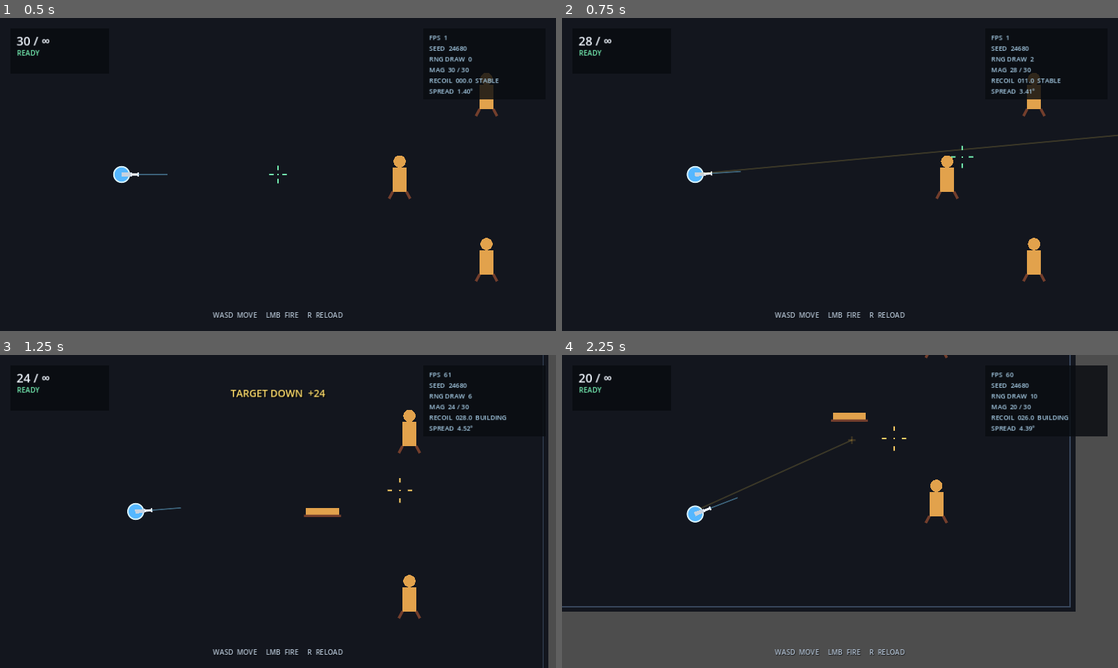
Above: before the commit, frames 1-4 (two rows, left to right).
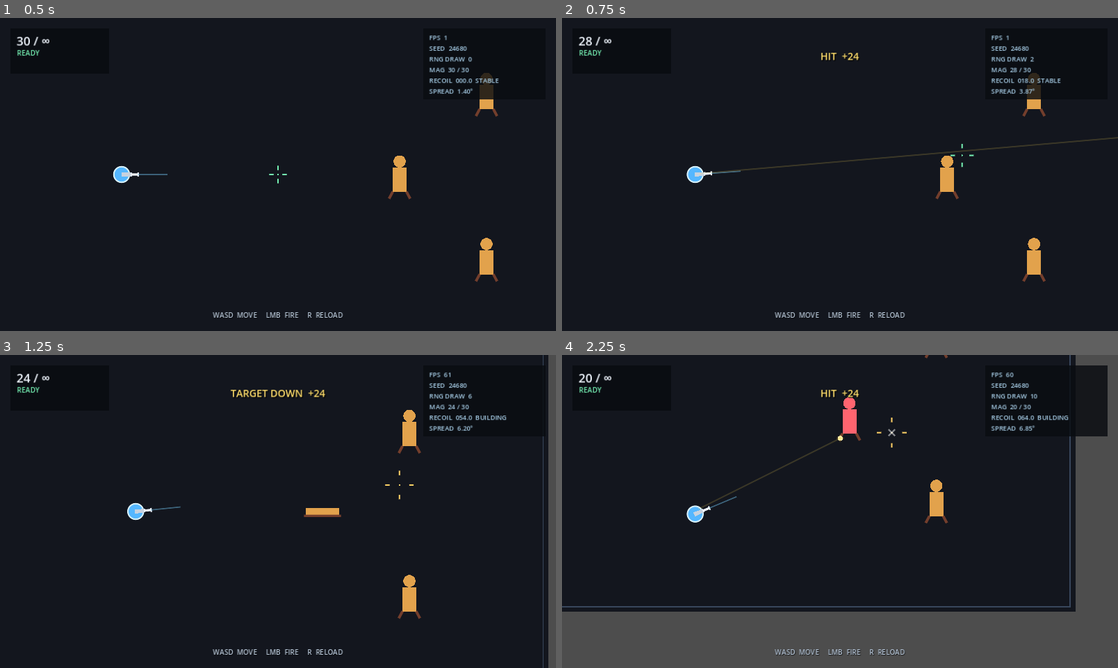
Above: after the commit, the same moments.

Repository: CarlHavingFun/GOGO
Game: Godot game, scene res://scenes/run/m0_ak_lab.tscn
The game is run twice, just before and just after one commit, with the same random seed, the same clock (stepped at 60 frames per second) and the same inputs.
Inputs (mouse positions are in pixels of both pictures, inside the frame that each line leads up to):
- Up to frame 1 (0.5 s): no input
- Up to frame 2 (0.75 s): tap Enter at 0.5 s; move the mouse to (962, 158) at 0.52 s; press the mouse at (962, 158) at 0.53 s; hold D (move_right) from 0.53 s (still down)
- Up to frame 3 (1.25 s): keep holding D (move_right)
- Up to frame 4 (2.25 s): move the mouse to (728, 527) at 1.27 s; release D (move_right) at 1.28 s; release the mouse at (728, 527) at 1.28 s; hold S (move_down) 1.28-2.03 s; click (728, 527) at 1.35 s; move the mouse to (895, 442) at 2.02 s; press the mouse at (895, 442) at 2.03 s; hold D (move_right) from 2.03 s (still down)

Frame 1 is identical in both runs. In frame 2, 0.6% of the frame differs, in the area x 23-100%, y 11-51%; in frame 3, 0.1%; in frame 4, 0.8%, in the area x 23-85%, y 11-52%.

Commit message:
fix: align recoil recovery and shot snapshots

Diff:
--- a/src/combat/weapon_controller.gd
+++ b/src/combat/weapon_controller.gd
@@ -29,6 +29,8 @@
 var _last_spread_degrees: float = -1.0
 var _last_reload_progress: float = -1.0
 var _last_reload_is_automatic: bool = false
+var _last_shot_bias_degrees: float = 0.0
+var _last_shot_spread_degrees: float = 0.0
 
 func _ready() -> void:
 	if weapon_definition == null:
@@ -99,9 +101,18 @@
 	return _runtime.get_current_spread_degrees(_shooter != null and _shooter.is_moving())
 
 func get_recoil_bias_degrees() -> float:
+	return _get_recoil_bias_degrees_for_recoil(get_recoil())
+
+func get_last_shot_bias_degrees() -> float:
+	return _last_shot_bias_degrees
+
+func get_last_shot_spread_degrees() -> float:
+	return _last_shot_spread_degrees
+
+func _get_recoil_bias_degrees_for_recoil(recoil_value: float) -> float:
 	if weapon_definition == null:
 		return 0.0
-	return -weapon_definition.maximum_recoil_bias_degrees * get_recoil() / 100.0
+	return -weapon_definition.maximum_recoil_bias_degrees * recoil_value / 100.0
 
 func get_visual_aim_direction() -> Vector2:
 	if _shooter == null:
@@ -142,13 +153,26 @@
 func _attempt_fire() -> bool:
 	var was_reloading: bool = _runtime.is_reloading
 	var was_reload_automatic: bool = _runtime.reload_is_automatic
+	var is_shooter_moving: bool = _shooter.is_moving()
+	var pre_shot_recoil: float = _runtime.recoil
+	var shot_bias_degrees: float = _get_recoil_bias_degrees_for_recoil(pre_shot_recoil)
+	var shot_spread_degrees: float = _runtime.get_spread_degrees_for_recoil(
+		pre_shot_recoil,
+		is_shooter_moving
+	)
 	if not _runtime.try_fire():
 		_emit_reload_transition(was_reloading, _runtime.is_reloading, was_reload_automatic)
 		return false
 	var aim_direction: Vector2 = _shooter.get_aim_direction()
-	var visible_aim_direction: Vector2 = get_visual_aim_direction()
+	var visible_aim_direction: Vector2 = aim_direction.rotated(deg_to_rad(shot_bias_degrees)).normalized()
 	var origin: Vector2 = _shooter.global_position + visible_aim_direction * MUZZLE_OFFSET_PIXELS
-	var shot_direction: Vector2 = _sample_shot_direction(aim_direction, _shooter.is_moving())
+	var shot_direction: Vector2 = _sample_shot_direction(
+		aim_direction,
+		shot_bias_degrees,
+		shot_spread_degrees
+	)
+	_last_shot_bias_degrees = shot_bias_degrees
+	_last_shot_spread_degrees = shot_spread_degrees
 	var maximum_end_position: Vector2 = origin + shot_direction * weapon_definition.range_pixels
 	var query: PhysicsRayQueryParameters2D = PhysicsRayQueryParameters2D.create(origin, maximum_end_position)
 	var excluded_rids: Array[RID] = [_shooter.get_rid()]
@@ -169,14 +193,18 @@
 	_emit_reload_transition(was_reloading, _runtime.is_reloading, was_reload_automatic)
 	return true
 
-func _sample_shot_direction(aim_direction: Vector2, is_shooter_moving: bool) -> Vector2:
+func _sample_shot_direction(
+	aim_direction: Vector2,
+	shot_bias_degrees: float,
+	shot_spread_degrees: float
+) -> Vector2:
 	var safe_aim_direction: Vector2 = Vector2.RIGHT if aim_direction.is_zero_approx() else aim_direction.normalized()
 	var spread_offset_degrees: float = _spread_sampler.sample_spread(
-		_runtime.get_current_spread_degrees(is_shooter_moving),
+		shot_spread_degrees,
 		0.0,
 		false
 	)
-	var final_offset_degrees: float = get_recoil_bias_degrees() + spread_offset_degrees
+	var final_offset_degrees: float = shot_bias_degrees + spread_offset_degrees
 	return safe_aim_direction.rotated(deg_to_rad(final_offset_degrees))
 
 func _emit_reload_transition(was_reloading: bool, is_reloading: bool, was_automatic: bool) -> void:
--- a/src/combat/weapon_runtime.gd
+++ b/src/combat/weapon_runtime.gd
@@ -40,12 +40,15 @@
 	_reload_remaining = _reload_duration()
 	return true
 
-func tick(delta_seconds: float, preserve_fire_cooldown_overflow: bool = false) -> void:
-	if preserve_fire_cooldown_overflow and current_ammo > 0 and not is_reloading:
+func tick(delta_seconds: float, trigger_is_held: bool = false) -> void:
+	var can_preserve_cooldown_overflow: bool = trigger_is_held and current_ammo > 0 and not is_reloading
+	if can_preserve_cooldown_overflow:
 		_shot_cooldown_remaining -= delta_seconds
 	else:
 		_shot_cooldown_remaining = maxf(0.0, _shot_cooldown_remaining - delta_seconds)
-	recoil = maxf(0.0, recoil - _recoil_recovery_per_second() * delta_seconds)
+	var should_recover_recoil: bool = not trigger_is_held or current_ammo == 0 or is_reloading
+	if should_recover_recoil:
+		recoil = maxf(0.0, recoil - _recoil_recovery_per_second() * delta_seconds)
 	if not is_reloading:
 		return
 	_reload_remaining -= delta_seconds
@@ -61,10 +64,13 @@
 	return clampf(1.0 - _reload_remaining / _reload_duration(), 0.0, 1.0)
 
 func get_current_spread_degrees(is_moving: bool) -> float:
+	return get_spread_degrees_for_recoil(recoil, is_moving)
+
+func get_spread_degrees_for_recoil(recoil_value: float, is_moving: bool) -> float:
 	var movement_adjusted_spread: float = _base_spread_degrees()
 	if is_moving:
 		movement_adjusted_spread += _moving_spread_addition_degrees()
-	var recoil_multiplier: float = 1.0 + recoil / 100.0 * _recoil_spread_coefficient()
+	var recoil_multiplier: float = 1.0 + recoil_value / 100.0 * _recoil_spread_coefficient()
 	return movement_adjusted_spread * recoil_multiplier
 
 func _cancel_reload() -> void:
--- a/tests/integration/test_playable_scene.gd
+++ b/tests/integration/test_playable_scene.gd
@@ -7,10 +7,16 @@
 const PHYSICS_FRAMES_PER_SECOND: int = 60
 const EXPECTED_SHOTS_AFTER_ONE_SECOND: int = 9
 const EXPECTED_SHOTS_AFTER_TWO_SECONDS: int = 17
-
+const RECOVERY_TEST_FRAMES: int = 15
+const EXPECTED_RECOVERY_AFTER_15_FRAMES: float = 9.5
+
+var _shot_origins: Array[Vector2] = []
 var _shot_end_positions: Array[Vector2] = []
 var _hit_positions: Array[Vector2] = []
 var _hit_damages: Array[int] = []
+var _last_shot_biases: Array[float] = []
+var _last_shot_spreads: Array[float] = []
+var _observed_weapon: WeaponController
 
 func run_async() -> Array[String]:
 	var failures: Array[String] = []
@@ -30,6 +36,8 @@
 		return failures
 	_test_diagonal_movement_is_normalized(player_script, failures)
 	await _test_feedback_presentation_nodes_and_state(playable_scene, failures)
+	await _test_shots_use_the_visible_pre_shot_state(playable_scene, failures)
+	await _test_held_fire_recoil_only_recovers_after_release_or_during_reload(playable_scene, failures)
 	await _test_held_fire_in_real_scene(playable_scene, failures)
 	return failures
 
@@ -83,6 +91,122 @@
 	scene_instance.queue_free()
 	await scene_tree.process_frame
 
+func _test_shots_use_the_visible_pre_shot_state(playable_scene: PackedScene, failures: Array[String]) -> void:
+	var scene_tree: SceneTree = Engine.get_main_loop() as SceneTree
+	var scene_instance: Node = playable_scene.instantiate()
+	scene_tree.root.add_child(scene_instance)
+	await scene_tree.physics_frame
+	var player: PlayerController = scene_instance.get_node("Player") as PlayerController
+	var weapon: WeaponController = scene_instance.get_node("Player/WeaponController") as WeaponController
+	player.set_physics_process(false)
+	player.velocity = Vector2.ZERO
+	player.set("_aim_direction", Vector2.RIGHT)
+	_clear_recorded_shots()
+	_observed_weapon = weapon
+	weapon.shot_fired.connect(_record_shot)
+	_assert_float_equal(weapon.get_recoil_bias_degrees(), 0.0, "The initially visible recoil bias must be zero.", failures)
+	_assert_float_equal(weapon.get_current_spread_degrees(), 1.4, "The initially visible spread must be 1.4 degrees.", failures)
+	Input.action_press("fire")
+	for _physics_frame: int in range(12):
+		await scene_tree.physics_frame
+		if _shot_end_positions.size() >= 2:
+			break
+	Input.action_release("fire")
+	_assert_equal(_shot_end_positions.size(), 2, "Held fire should commit two shots for snapshot verification.", failures)
+	_assert_equal(weapon.get_draw_index(), 2, "Two committed shots must consume exactly two seeded draws.", failures)
+	if not _shot_origins.is_empty():
+		_assert_vector_equal(
+			_shot_origins[0],
+			player.global_position + Vector2.RIGHT * 30.0,
+			"The first muzzle origin must use the zero-recoil direction visible before firing.",
+			failures
+		)
+	if weapon.has_method("get_last_shot_bias_degrees") and weapon.has_method("get_last_shot_spread_degrees"):
+		_assert_equal(_last_shot_biases.size(), 2, "Each committed shot must publish one bias snapshot.", failures)
+		_assert_equal(_last_shot_spreads.size(), 2, "Each committed shot must publish one spread snapshot.", failures)
+		if _last_shot_biases.size() >= 2 and _last_shot_spreads.size() >= 2:
+			_assert_float_equal(_last_shot_biases[0], 0.0, "First shot bias must match the visible zero-recoil bias.", failures)
+			_assert_float_equal(_last_shot_spreads[0], 1.4, "First shot spread must match the visible 1.4-degree cone.", failures)
+			_assert_float_equal(_last_shot_biases[1], -0.405, "Second shot must use the recoil created by the first shot.", failures)
+			_assert_float_equal(_last_shot_spreads[1], 1.7024, "Second shot must use the post-first-shot visible spread.", failures)
+			for shot_index: int in range(2):
+				var actual_direction: Vector2 = (
+					_shot_end_positions[shot_index] - _shot_origins[shot_index]
+				).normalized()
+				var actual_offset_degrees: float = rad_to_deg(Vector2.RIGHT.angle_to(actual_direction))
+				_assert_true(
+					absf(actual_offset_degrees - _last_shot_biases[shot_index])
+					<= _last_shot_spreads[shot_index] + FLOAT_TOLERANCE,
+					"Shot %d direction must stay inside its visible bias-centered cone." % (shot_index + 1),
+					failures
+				)
+	else:
+		failures.append("WeaponController must expose the bias and spread snapshot used by the last shot.")
+	_observed_weapon = null
+	for _audio_cleanup_frame: int in range(15):
+		await scene_tree.physics_frame
+	scene_instance.queue_free()
+	await scene_tree.process_frame
+
+func _test_held_fire_recoil_only_recovers_after_release_or_during_reload(playable_scene: PackedScene, failures: Array[String]) -> void:
+	var scene_tree: SceneTree = Engine.get_main_loop() as SceneTree
+	var scene_instance: Node = playable_scene.instantiate()
+	scene_tree.root.add_child(scene_instance)
+	await scene_tree.physics_frame
+	var player: PlayerController = scene_instance.get_node("Player") as PlayerController
+	var weapon: WeaponController = scene_instance.get_node("Player/WeaponController") as WeaponController
+	player.set_physics_process(false)
+	player.velocity = Vector2.ZERO
+	player.set("_aim_direction", Vector2.RIGHT)
+	var previous_recoil: float = weapon.get_recoil()
+	var recoil_was_monotonic: bool = true
+	var reached_max: bool = false
+	var stayed_at_max: bool = true
+	Input.action_press("fire")
+	for _physics_frame: int in range(PHYSICS_FRAMES_PER_SECOND * 2):
+		await scene_tree.physics_frame
+		var current_recoil: float = weapon.get_recoil()
+		if current_recoil + FLOAT_TOLERANCE < previous_recoil:
+			recoil_was_monotonic = false
+		if reached_max and current_recoil < 99.5:
+			stayed_at_max = false
+		if current_recoil >= 99.5:
+			reached_max = true
+		previous_recoil = current_recoil
+	_assert_true(recoil_was_monotonic, "Loaded held fire must not recover recoil between cadence shots.", failures)
+	_assert_true(reached_max, "A long loaded burst must build recoil to MAX.", failures)
+	_assert_true(stayed_at_max, "Held fire must not flash from MAX back to BUILDING.", failures)
+	Input.action_release("fire")
+	var recoil_before_release_recovery: float = weapon.get_recoil()
+	for _physics_frame: int in range(RECOVERY_TEST_FRAMES):
+		await scene_tree.physics_frame
+	_assert_float_equal(
+		recoil_before_release_recovery - weapon.get_recoil(),
+		EXPECTED_RECOVERY_AFTER_15_FRAMES,
+		"Released fire must recover recoil at 38 per second.",
+		failures
+	)
+	Input.action_press("reload")
+	await scene_tree.physics_frame
+	Input.action_release("reload")
+	await scene_tree.physics_frame
+	_assert_true(weapon.get_is_reloading(), "Partial magazine must enter manual reload for recovery verification.", failures)
+	var recoil_at_reload_start: float = weapon.get_recoil()
+	for _physics_frame: int in range(RECOVERY_TEST_FRAMES):
+		await scene_tree.physics_frame
+	_assert_float_equal(
+		recoil_at_reload_start - weapon.get_recoil(),
+		EXPECTED_RECOVERY_AFTER_15_FRAMES,
+		"Reloading must continue recovering recoil at 38 per second.",
+		failures
+	)
+	Input.action_release("fire")
+	Input.action_release("reload")
+	for _audio_cleanup_frame: int in range(15):
+		await scene_tree.physics_frame
+	scene_instance.queue_free()
+	await scene_tree.process_frame
+
 func _test_held_fire_in_real_scene(playable_scene: PackedScene, failures: Array[String]) -> void:
 	var scene_tree: SceneTree = Engine.get_main_loop() as SceneTree
 	var scene_instance: Node = playable_scene.instantiate()
@@ -95,6 +219,8 @@
 	player.velocity = Vector2.ZERO
 	player.set("_aim_direction", Vector2.RIGHT)
 	dummy.reset_delay_seconds = 100.0
+	_clear_recorded_shots()
+	_observed_weapon = weapon
 	weapon.shot_fired.connect(_record_shot)
 	weapon.hit_confirmed.connect(_record_hit)
 	Input.action_press("fire")
@@ -183,18 +309,35 @@
 	_assert_true(not weapon.get_is_reloading(), "Cancelling fire must leave reload state.", failures)
 	Input.action_release("fire")
 	Input.action_release("reload")
+	_observed_weapon = null
 	for _audio_cleanup_frame: int in range(15):
 		await scene_tree.physics_frame
 	scene_instance.queue_free()
 	await scene_tree.process_frame
 
-func _record_shot(_origin: Vector2, end_position: Vector2, _did_hit: bool) -> void:
+func _record_shot(origin: Vector2, end_position: Vector2, _did_hit: bool) -> void:
+	_shot_origins.append(origin)
 	_shot_end_positions.append(end_position)
+	if (
+		_observed_weapon != null
+		and _observed_weapon.has_method("get_last_shot_bias_degrees")
+		and _observed_weapon.has_method("get_last_shot_spread_degrees")
+	):
+		_last_shot_biases.append(_observed_weapon.call("get_last_shot_bias_degrees") as float)
+		_last_shot_spreads.append(_observed_weapon.call("get_last_shot_spread_degrees") as float)
 
 func _record_hit(_target: TrainingDummy, damage: int, hit_position: Vector2) -> void:
 	_hit_damages.append(damage)
 	_hit_positions.append(hit_position)
 
+func _clear_recorded_shots() -> void:
+	_shot_origins.clear()
+	_shot_end_positions.clear()
+	_hit_positions.clear()
+	_hit_damages.clear()
+	_last_shot_biases.clear()
+	_last_shot_spreads.clear()
+
 func _assert_true(condition: bool, message: String, failures: Array[String]) -> void:
 	if not condition:
 		failures.append(message)
@@ -206,3 +349,7 @@
 func _assert_float_equal(actual: float, expected: float, message: String, failures: Array[String]) -> void:
 	if absf(actual - expected) > FLOAT_TOLERANCE:
 		failures.append("%s Expected %.4f, got %.4f." % [message, expected, actual])
+
+func _assert_vector_equal(actual: Vector2, expected: Vector2, message: String, failures: Array[String]) -> void:
+	if not actual.is_equal_approx(expected):
+		failures.append("%s Expected %s, got %s." % [message, str(expected), str(actual)])
